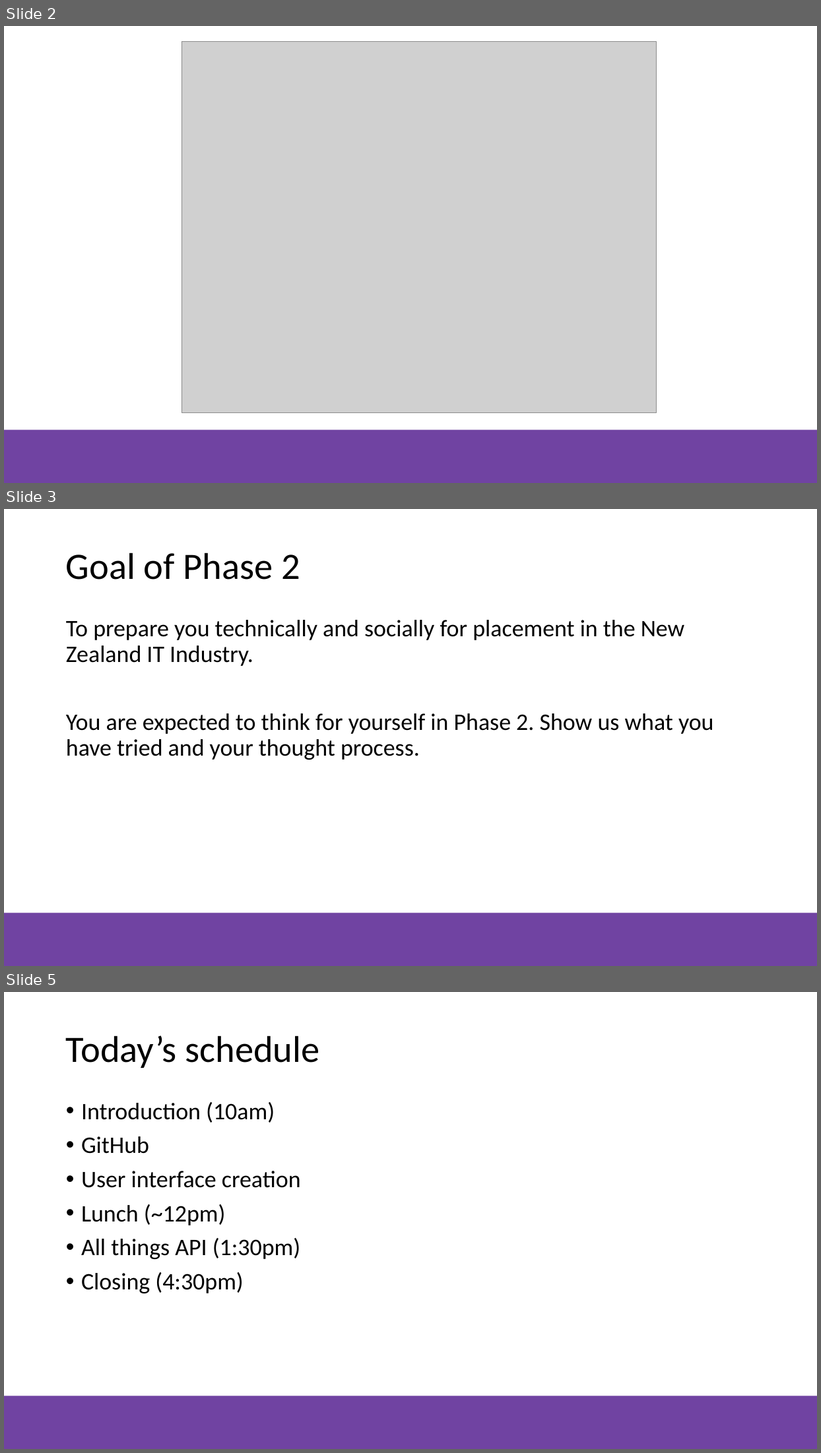
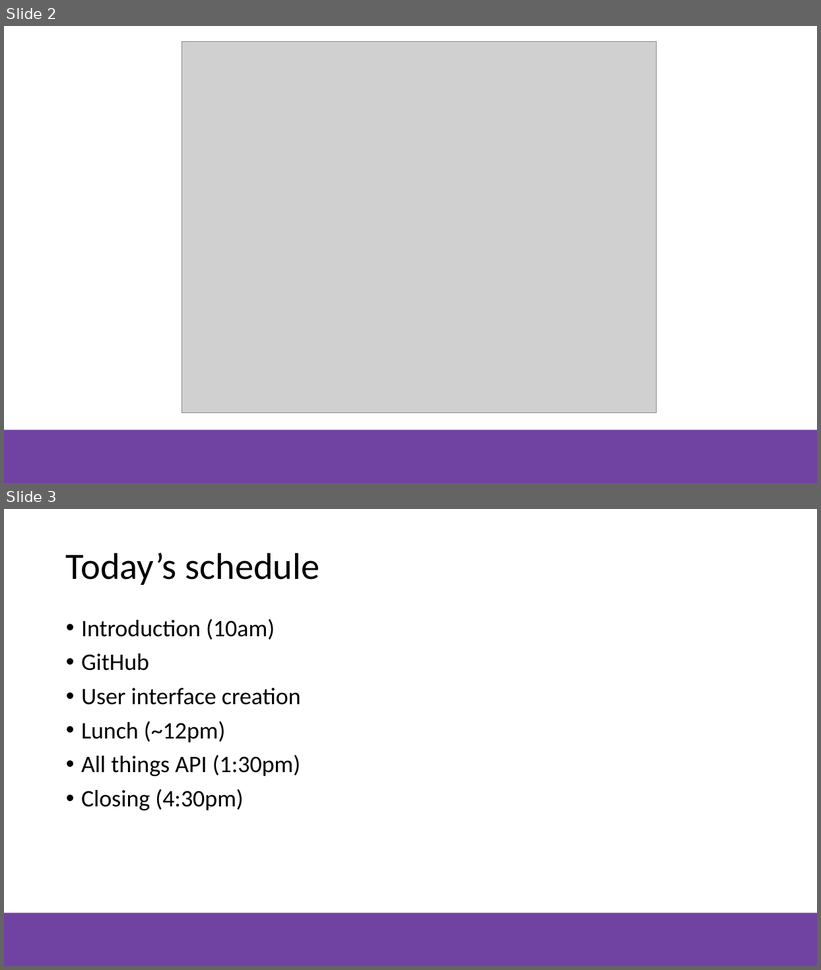
Before and after one commit to NZMSA/2019-Phase-2, a slide deck: Slides/MSA Intro Day 1.pptx. Shown one above the other, each under a label of ours: slides 2, 3 and 5 before the commit, slides 2 and 3 after it; the slides between them are not shown. The pictures are 821x1453 and 821x970 pixels, drawn with LibreOffice and Linux fonts; fonts in the diff are those of the drawing; grey boxes stand for pictures; background and template pictures are left out. Boxes give left, top, right and bottom in pixels: in the first picture for what was removed or moved away, otherwise in the second. Text is boxed around its words. In the diff, an @@ line names an element or a change of style, - is before the commit and + after.

```diff
--- a/Slides/MSA Intro Day 1.pptx
+++ b/Slides/MSA Intro Day 1.pptx
@@ slide 3 removed at <box>4,509,817,966</box>, background #FFFFFF; not listed: 1 template element that a slide beside it also shows @@
@@ title removed at <box>66,553,300,580</box> @@
-Goal of Phase 2
@@ text removed at <box>66,620,714,760</box> @@
-To prepare you technically and socially for placement in the New Zealand IT Industry.
-You are expected to think for yourself in Phase 2. Show us what you have tried and your thought process.
@@ what was slide 5 is now slide 3 @@
```
Also in this commit, not shown: 1 slide changed, 3 other slides removed.
